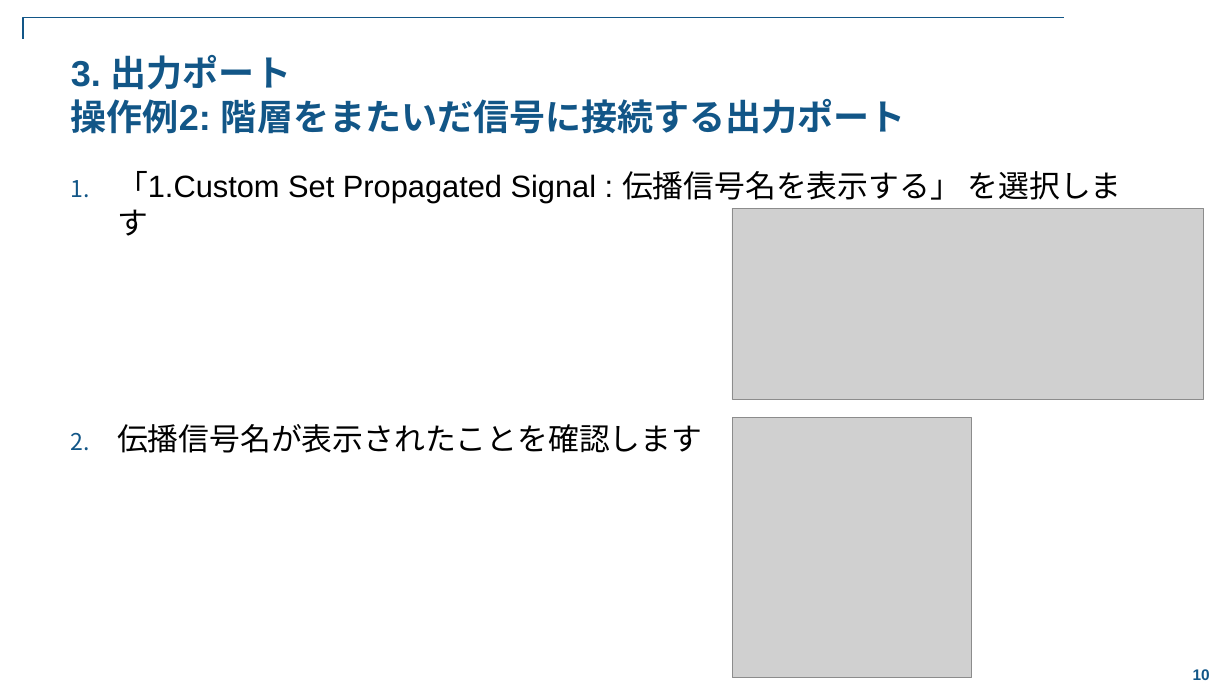
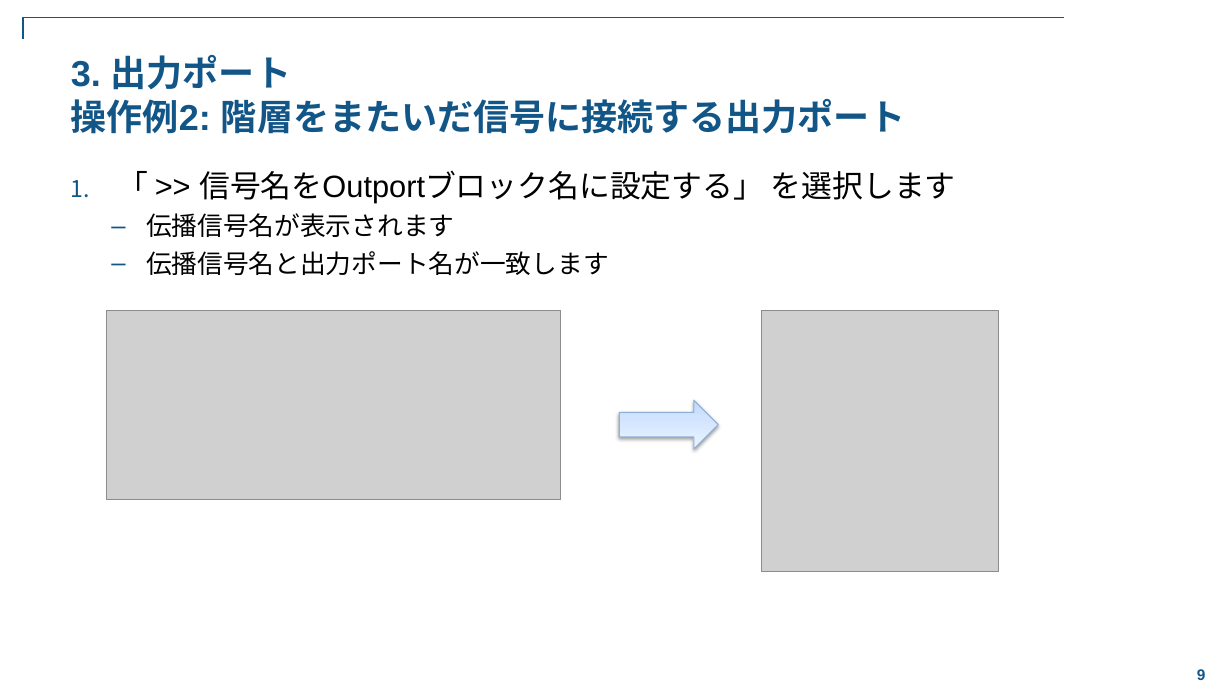
Before and after one commit to stozaki-mathworks/SetInheritedPortName-Simulink-Utility, a slide deck: slide 9 of doc/Simulink_Utility_SetInheritedPortName.pptx (slide 10 before the commit). Drawn at 1232x693 pixels with LibreOffice and Linux fonts; fonts in the diff are those of the drawing; grey boxes stand for pictures; background and template pictures are left out. Boxes give left, top, right and bottom in pixels: in the first picture for what was removed or moved away, otherwise in the second. Text is boxed around its words. In the diff, an @@ line names an element or a change of style, - is before the commit and + after.

```diff
--- a/doc/Simulink_Utility_SetInheritedPortName.pptx
+++ b/doc/Simulink_Utility_SetInheritedPortName.pptx
@@ text at <box>117,171,956,275</box>: text changed @@
-1. 「1.Custom Set Propagated Signal : 伝播信号名を表示する」 を選択します
-2. 伝播信号名が表示されたことを確認します
+1. 「 >> 信号名をOutportブロック名に設定する」 を選択します
+  – 伝播信号名が表示されます
+  – 伝播信号名と出力ポート名が一致します
@@ picture removed at <box>732,208,1203,399</box> @@
@@ picture added at <box>106,311,561,500</box> @@
@@ picture added at <box>762,311,999,572</box> @@
@@ left arrow added at <box>619,400,718,449</box>, fill gradient #C0DAFF to #D2E4FF to #EDF4FF, outline #90AFD4 0.75 pt @@
@@ picture removed at <box>733,418,972,678</box> @@
@@ page number at <box>1197,669,1206,680</box>: text changed @@
-10
+9
```
Also in this commit, not shown: 9 other slides changed, 3 slides removed, 2 other files.
